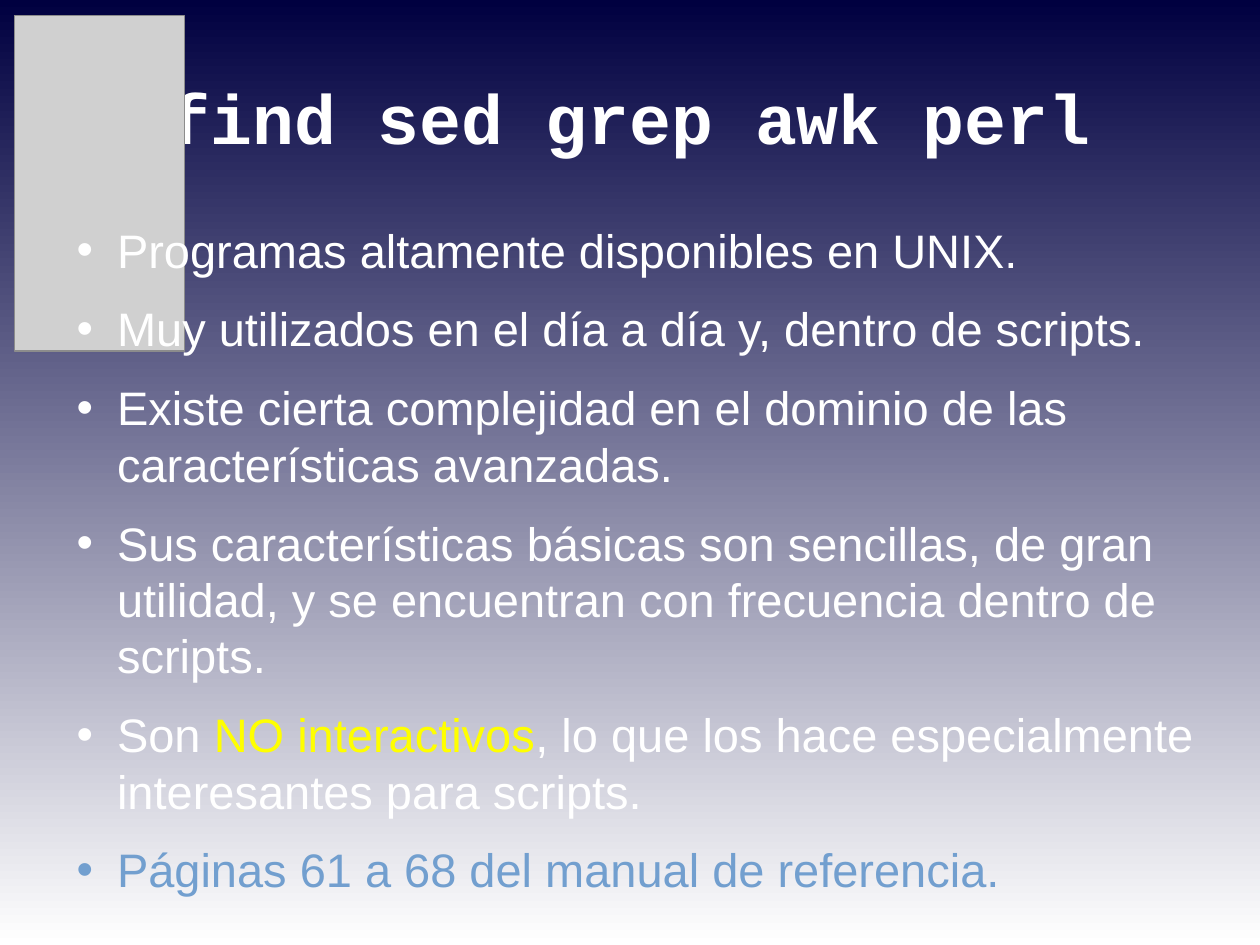
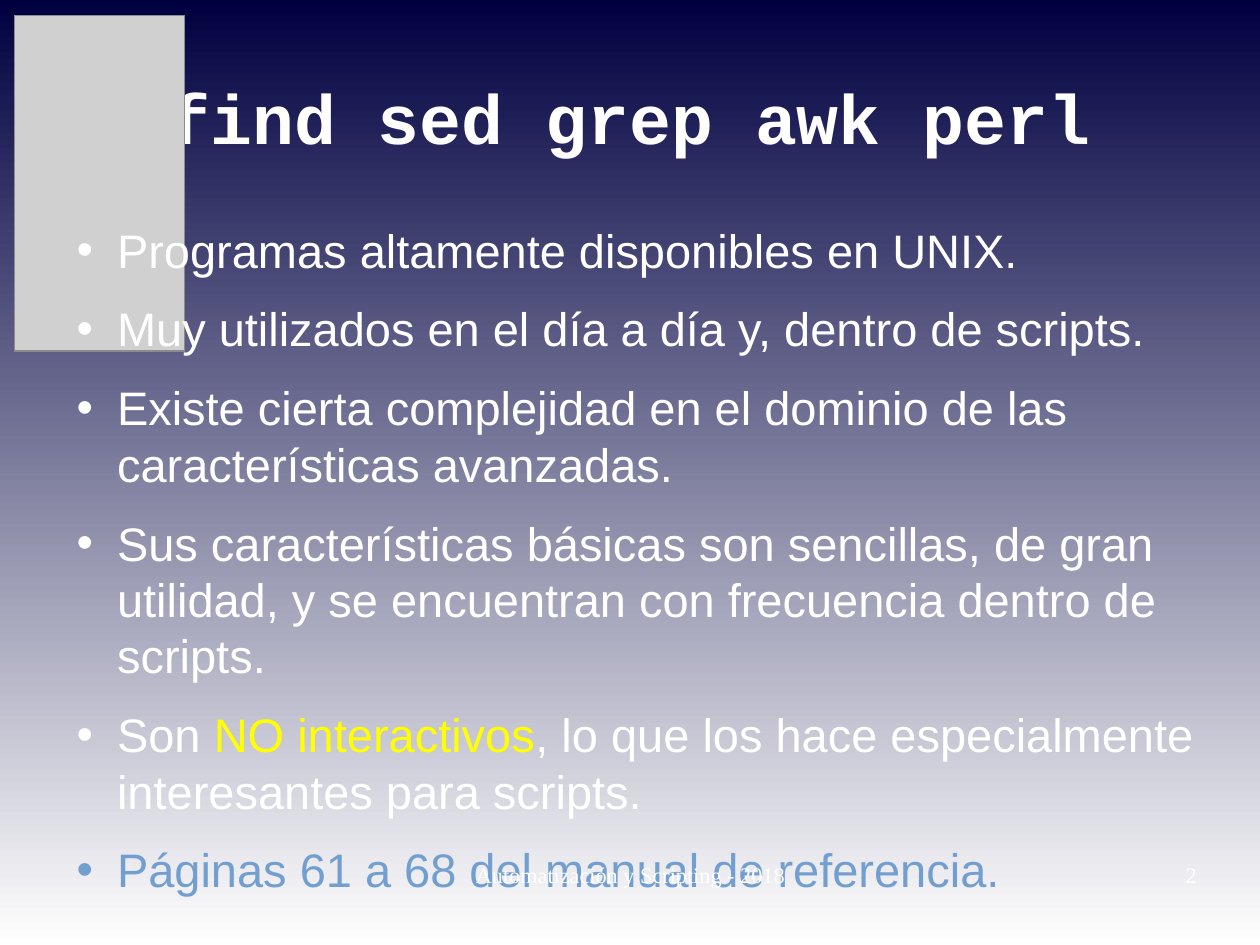
Before and after one commit to niniadcobre/-AutoyScripting, a slide deck: slide 2 of clases/AYS_clase08.odp. Drawn at 1260x945 pixels with LibreOffice and Linux fonts; fonts in the diff are those of the drawing; grey boxes stand for pictures. Boxes give left, top, right and bottom in pixels: in the first picture for what was removed or moved away, otherwise in the second. Text is boxed around its words. In the diff, an @@ line names an element or a change of style, - is before the commit and + after.

```diff
--- a/clases/AYS_clase08.odp
+++ b/clases/AYS_clase08.odp
@@ text added at <box>476,865,785,888</box>, 14 pt, text #FFFFFF @@
+Automatización y Scripting - 2018
```
Also in this commit, not shown: 10 other slides changed, 1 other file.
